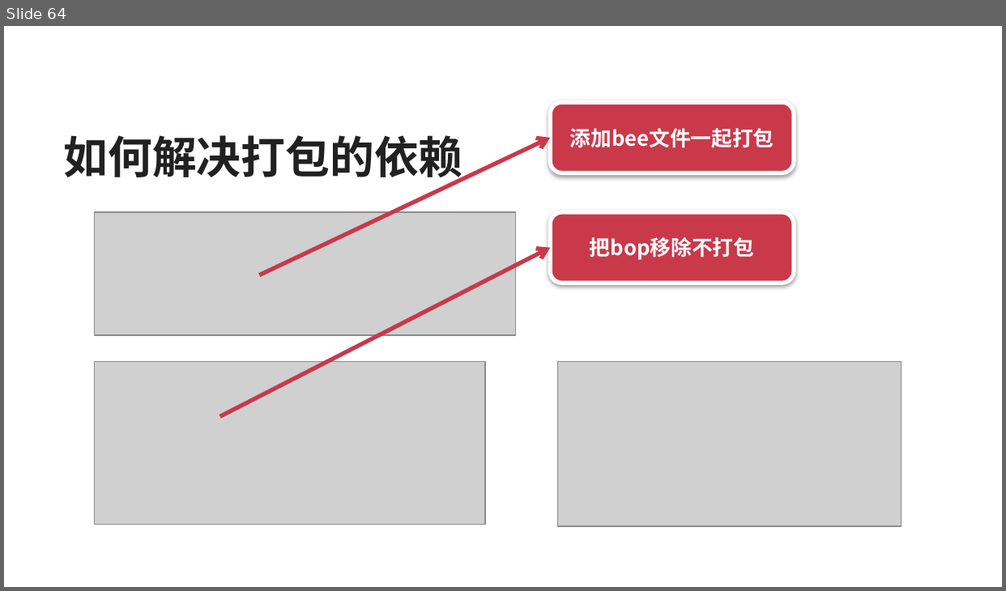
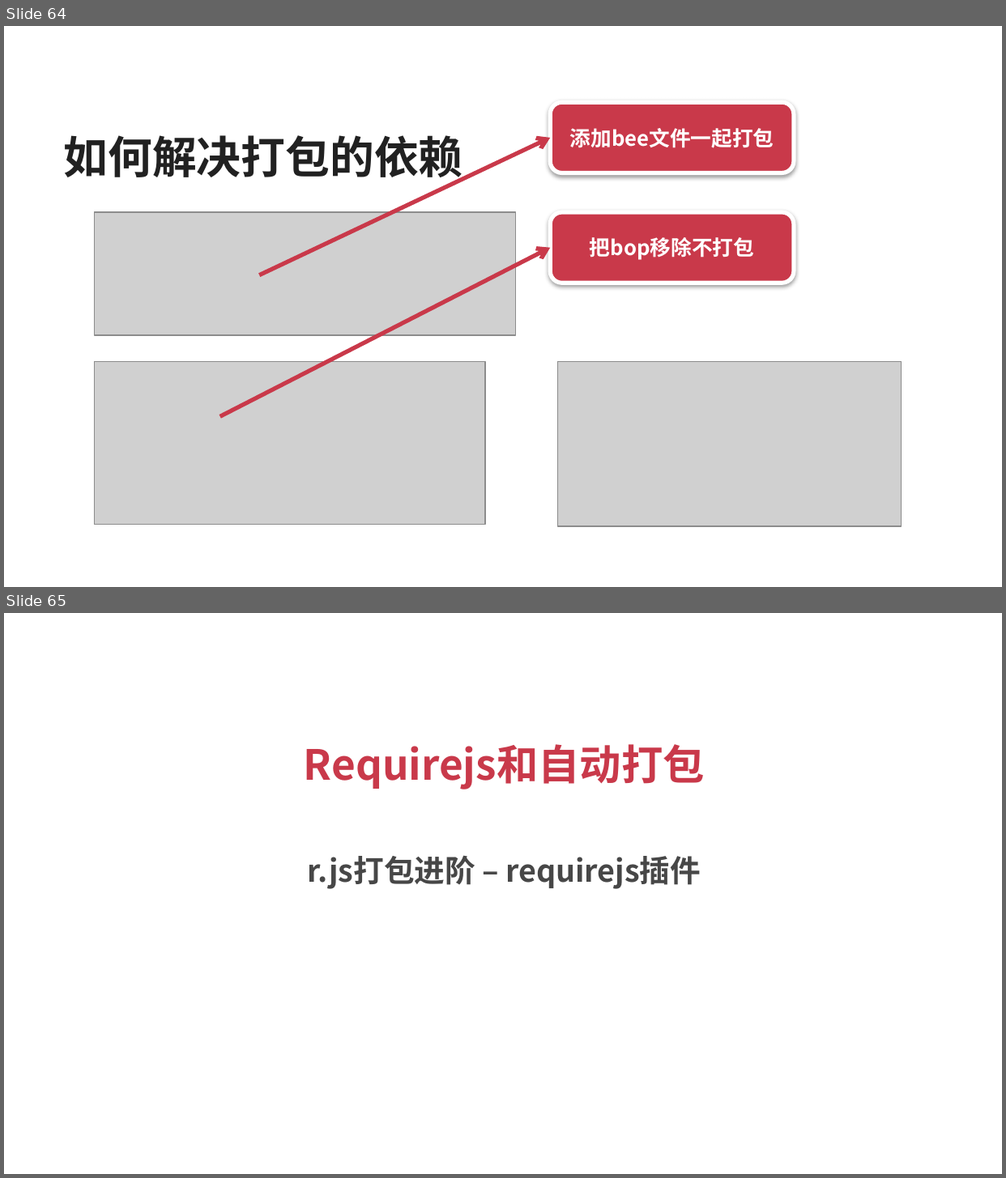
Before and after one commit to silvajs/lecturer, a slide deck: requirejs/doc/requirejs.pptx. Shown one above the other, each under a label of ours: slide 64 before the commit, slides 64 and 65 after it. The pictures are 1006x591 and 1006x1178 pixels, drawn with LibreOffice and Linux fonts; fonts in the diff are those of the drawing; grey boxes stand for pictures. Boxes give left, top, right and bottom in pixels: in the first picture for what was removed or moved away, otherwise in the second. Text is boxed around its words. In the diff, an @@ line names an element or a change of style, - is before the commit and + after.

```diff
--- a/requirejs/doc/requirejs.pptx
+++ b/requirejs/doc/requirejs.pptx
@@ slide 65 added at (x1=4, y1=613, x2=1002, y2=1174), background #FFFFFF @@
@@ title added at (x1=304, y1=744, x2=705, y2=790), 30 pt, text #C9394A, bold @@
+Requirejs和自动打包
@@ text added at (x1=308, y1=855, x2=700, y2=889), 22 pt, text #474747, bold @@
+r.js打包进阶 – requirejs插件
```
Also in this commit, not shown: 6 other slides added.
